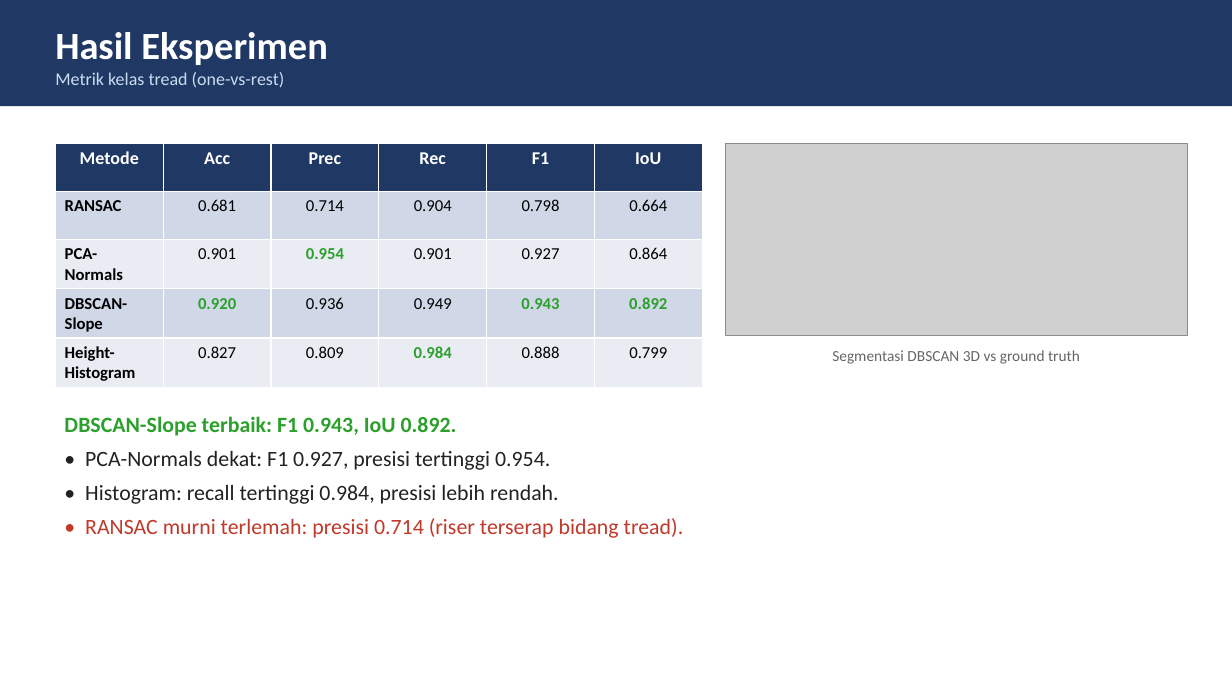
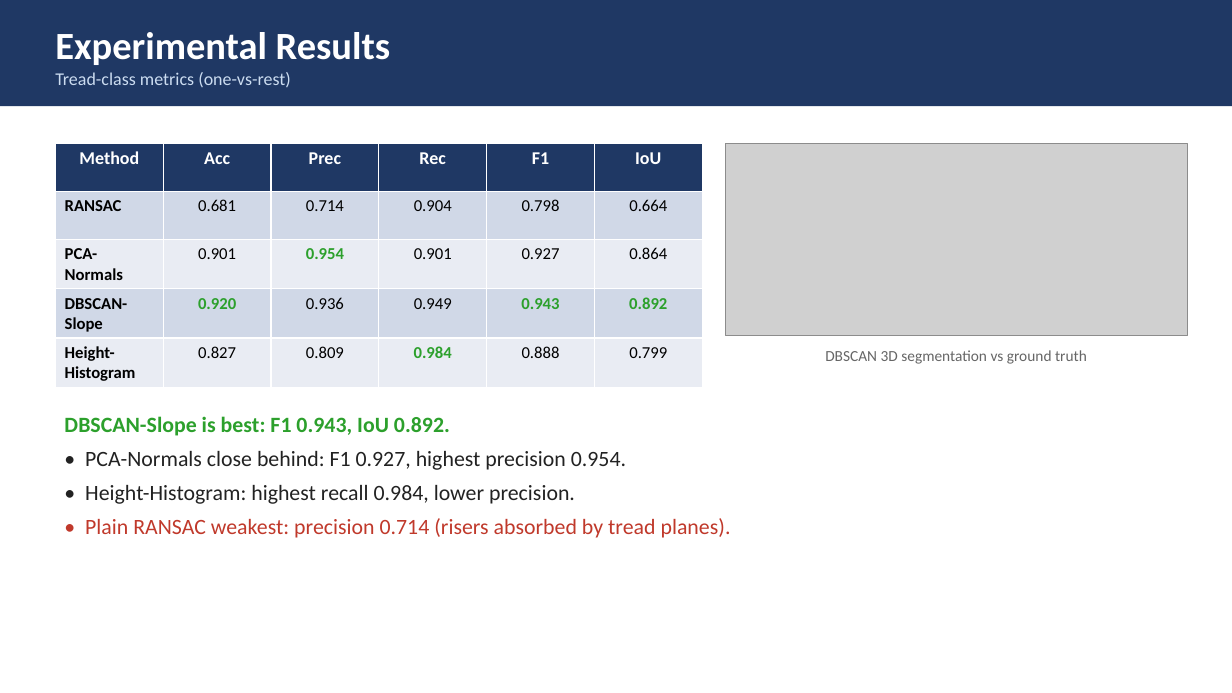
Before and after one commit to riyadh-gif/UAS-citraPraktikum-PakNando, a slide deck: slide 6 of slides/presentasi.pptx. Drawn at 1232x693 pixels with LibreOffice and Linux fonts; fonts in the diff are those of the drawing; grey boxes stand for pictures. Boxes give left, top, right and bottom in pixels: in the first picture for what was removed or moved away, otherwise in the second. Text is boxed around its words. In the diff, an @@ line names an element or a change of style, - is before the commit and + after.

```diff
--- a/slides/presentasi.pptx
+++ b/slides/presentasi.pptx
@@ text at (x1=55, y1=32, x2=390, y2=87): text changed @@
-Hasil Eksperimen
-Metrik kelas tread (one-vs-rest)
+Experimental Results
+Tread-class metrics (one-vs-rest)
@@ table at (x1=55, y1=143, x2=704, y2=385) @@
-row 1, column 1: Metode
+row 1, column 1: Method
@@ text at (x1=825, y1=350, x2=1087, y2=364): text changed @@
-Segmentasi DBSCAN 3D vs ground truth
+DBSCAN 3D segmentation vs ground truth
@@ text at (x1=64, y1=416, x2=731, y2=538): text changed @@
-DBSCAN-Slope terbaik: F1 0.943, IoU 0.892.
-• PCA-Normals dekat: F1 0.927, presisi tertinggi 0.954.
-• Histogram: recall tertinggi 0.984, presisi lebih rendah.
-• RANSAC murni terlemah: presisi 0.714 (riser terserap bidang tread).
+DBSCAN-Slope is best: F1 0.943, IoU 0.892.
+• PCA-Normals close behind: F1 0.927, highest precision 0.954.
+• Height-Histogram: highest recall 0.984, lower precision.
+• Plain RANSAC weakest: precision 0.714 (risers absorbed by tread planes).
```
Also in this commit, not shown: 8 other slides changed, 2 other files.
